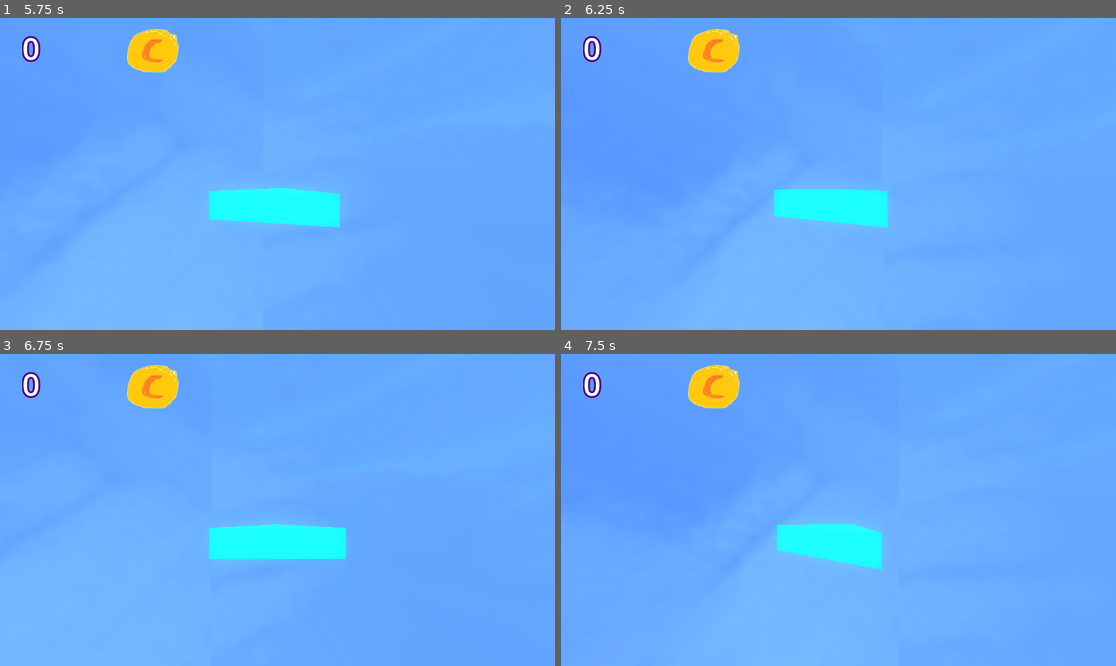
Above: before the commit, frames 1-4 (two rows, left to right).
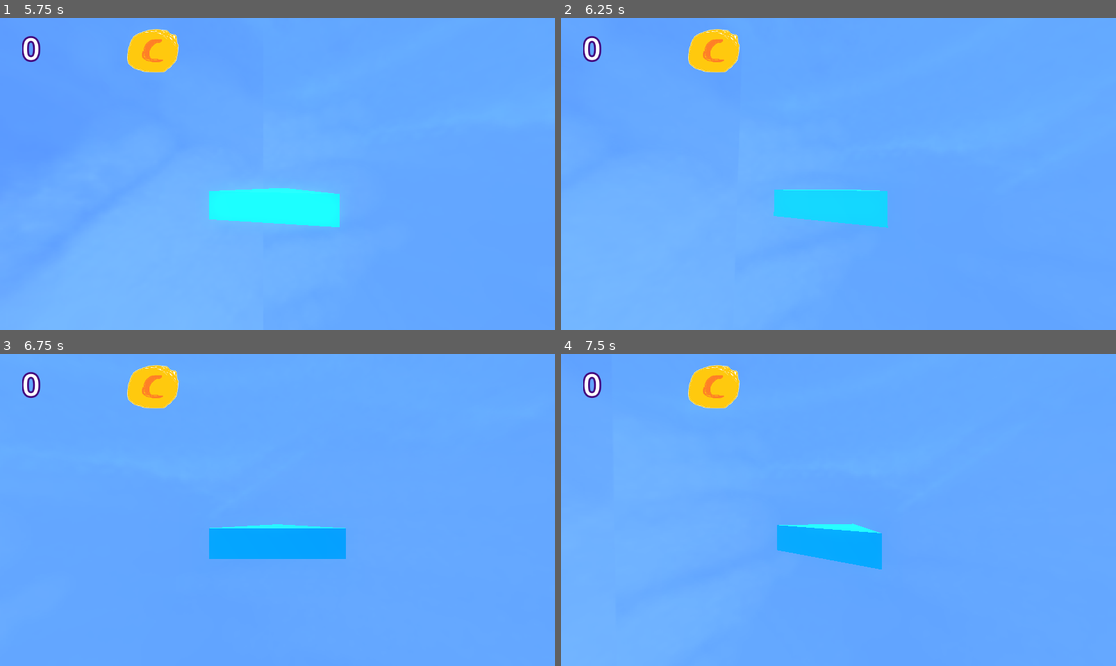
Above: after the commit, the same moments.

Repository: emeryplyler/Carrier
Game: Godot game, scene res://scenes/main.tscn
Same seed, same stepped clock (60 frames per second), same inputs: the game is played once before the commit and once after it.
Inputs (mouse positions are in pixels of both pictures, inside the frame that each line leads up to):
- Up to frame 1 (5.75 s): move the mouse to (305, 174) at 0.52 s; hold W (forward) from 0.53 s (still down); right-click (305, 174) at 0.6 s; tap Space (jump) at 0.77, 1.52, 3.02, 3.77, 4.52, 5 s; move the mouse to (249, 174) at 1.27 s; right-click (249, 174) at 1.35 s; move the mouse to (288, 167) at 2.02 s; right-click (288, 167) at 2.1 s; move the mouse to (271, 180) at 2.77 s; right-click (271, 180) at 2.85 s; move the mouse to (316, 177) at 3.52 s; right-click (316, 177) at 3.6 s; tap Enter at 4.25 s; move the mouse to (233, 170) at 4.27 s; right-click (233, 170) at 4.35 s; move the mouse to (283, 174) at 5.02 s; right-click (283, 174) at 5.1 s
- Up to frame 2 (6.25 s): tap Enter at 5.75 s; move the mouse to (816, 167) at 5.77 s; release W (forward) at 5.78 s; hold D (right) from 5.78 s (still down); right-click (816, 167) at 5.85 s; tap Space (jump) at 6.02 s
- Up to frame 3 (6.75 s): move the mouse to (305, 510) at 6.52 s; release D (right) at 6.53 s; hold W (forward) from 6.53 s (still down); right-click (305, 510) at 6.6 s
- Up to frame 4 (7.5 s): keep holding W (forward); tap Space (jump) at 6.77, 7.25 s; move the mouse to (810, 510) at 7.27 s; right-click (810, 510) at 7.35 s

Frame 1 is identical in both runs. In frame 2, 2.5% of the frame differs, in the area x 0-59%, y 41-68%; in frame 3, 2.4%; in frame 4, 3.5%, in the area x 9-58%, y 24-70%.

Commit message:
cam turn progress

Diff:
--- a/scenes/main.tscn
+++ b/scenes/main.tscn
@@ -55,6 +55,7 @@
 
 [node name="Player" parent="." instance=ExtResource("1_k2ow1")]
 transform = Transform3D(1, 0, 0, 0, 1, 0, 0, 0, 1, 0, 2, 0)
+rotate_speed = 0.025
 
 [node name="Ground" type="StaticBody3D" parent="."]
 transform = Transform3D(1, 0, 0, 0, 1, 0, 0, 0, 1, 0, 0, -44.6045)
--- a/scripts/player.gd
+++ b/scripts/player.gd
@@ -5,8 +5,10 @@
 @onready var cam_arm = $CamTarget/CamArm
 
 @export var SPEED = 5.0
+@export var rotate_speed = 0.5
 const JUMP_VELOCITY = 4.5
 const MAX_UP_VELOCITY = 8
+var onGround: bool = false # used to detect landing
 
 @onready var object_hold_position = $ObjectHoldPosition
 var objects_in_range = []
@@ -24,21 +26,35 @@
 func _unhandled_input(event):
 	if event is InputEventMouseMotion:
 		if is_on_floor():
+#			camera_target.rotation.y = 0 # NOTE: FIX THIS
 			rotate_y(-event.relative.x * 0.005) # rotate cam side to side
 			character_body.rotate_y(event.relative.x * 0.005) # keep character from spinning
 			camera_target.rotate_x(-event.relative.y * 0.005) # rotate cam up and down
 			camera_target.rotation.x = clamp(camera_target.rotation.x, -PI/2, PI/2)
+
+			# using other arms
+#			rotate_y(-event.relative.x * 0.005) # rotate cam side to side
+##			character_body.rotate_y(event.relative.x * 0.005) # keep character from spinning
+#			cam_arm.rotate_x(-event.relative.y * 0.005) # rotate cam up and down
+#			cam_arm.rotation.x = clamp(cam_arm.rotation.x, -PI/2, PI/2)
 		else:
 			camera_target.rotate_y(-event.relative.x * 0.005)
 			cam_arm.rotate_x(-event.relative.y * 0.005)
 			cam_arm.rotation.x = clamp(cam_arm.rotation.x, -PI/2, PI/2)
 
 func _physics_process(delta):
+#	print("full: ", rotation, " camtarget: ", camera_target.rotation, " camarm: ", cam_arm.rotation)
 	# Add the gravity.
 	if not is_on_floor():
 #		velocity.y -= gravity * delta
 		velocity.y -= (gravity * delta)
 #		velocity.z = SPEED
+		onGround = false
+	else:
+		if not onGround:
+			landing() # player has just landed on the ground
+		onGround = true
+
 
 	# Handle held objects
 	if Input.is_action_just_pressed("interact"):
@@ -66,6 +82,7 @@
 	# Get the input direction and handle the movement/deceleration.
 	var input_dir = Input.get_vector("left", "right", "forward", "backward")
 	if is_on_floor():
+#		rotation.y = 0 # reset rotation from flying
 		var direction = (transform.basis * Vector3(input_dir.x, 0, input_dir.y)).normalized()
 		if direction:
 			velocity.x = direction.x * SPEED
@@ -80,15 +97,26 @@
 		character_body.rotation.y = 0 # face forward in the air
 		# calculate braking
 			# check Brake control
+
+		# calculate rotation amount
+			# check input_dir.x
+		rotate_y(-input_dir.x * rotate_speed)
+
 		# always move forward
-		var direction = (transform.basis * Vector3(0, 0, -1)).normalized() # NOTE: does this work?
+		var direction = (transform.basis * Vector3(0, 0, -1)).normalized()
 		velocity.x = direction.x * SPEED
 		velocity.z = direction.z * SPEED
 
-		# calculate rotation amount
-			# check input_dir.x
+	move_and_slide()
 
-	move_and_slide()
+func landing():
+	# set player rotation equal to camera_target.y rotation, then reset camera target y rotation to 0
+	print("prev self rotation: ", rotation.y)
+	rotation.y = camera_target.rotation.y
+	print("self rotation: ", rotation.y, "cam target rotation: ", camera_target.rotation.y)
+	camera_target.rotation.y = 0
+
+	pass
 
 func _on_item_detection_body_entered(body):
 	if body != self:
Not shown: 2 places in scenes/main.tscn that only renumber resources
